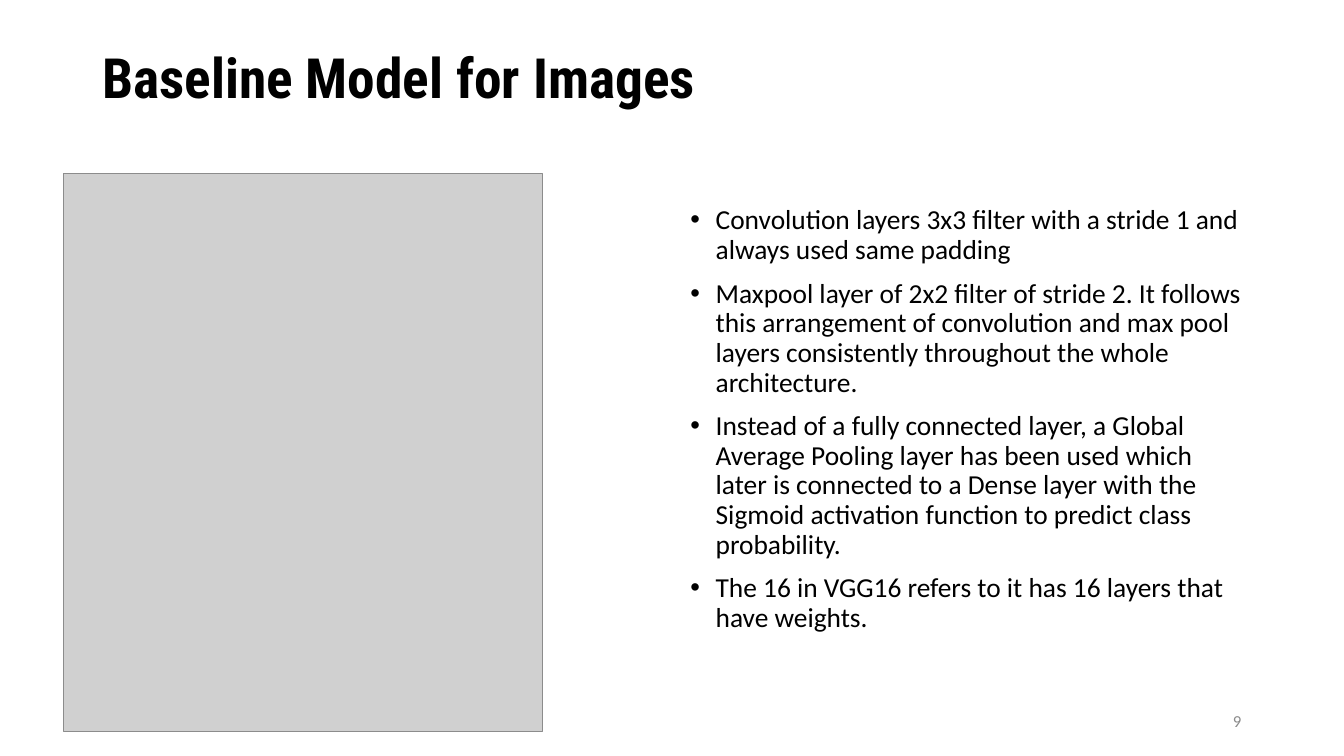
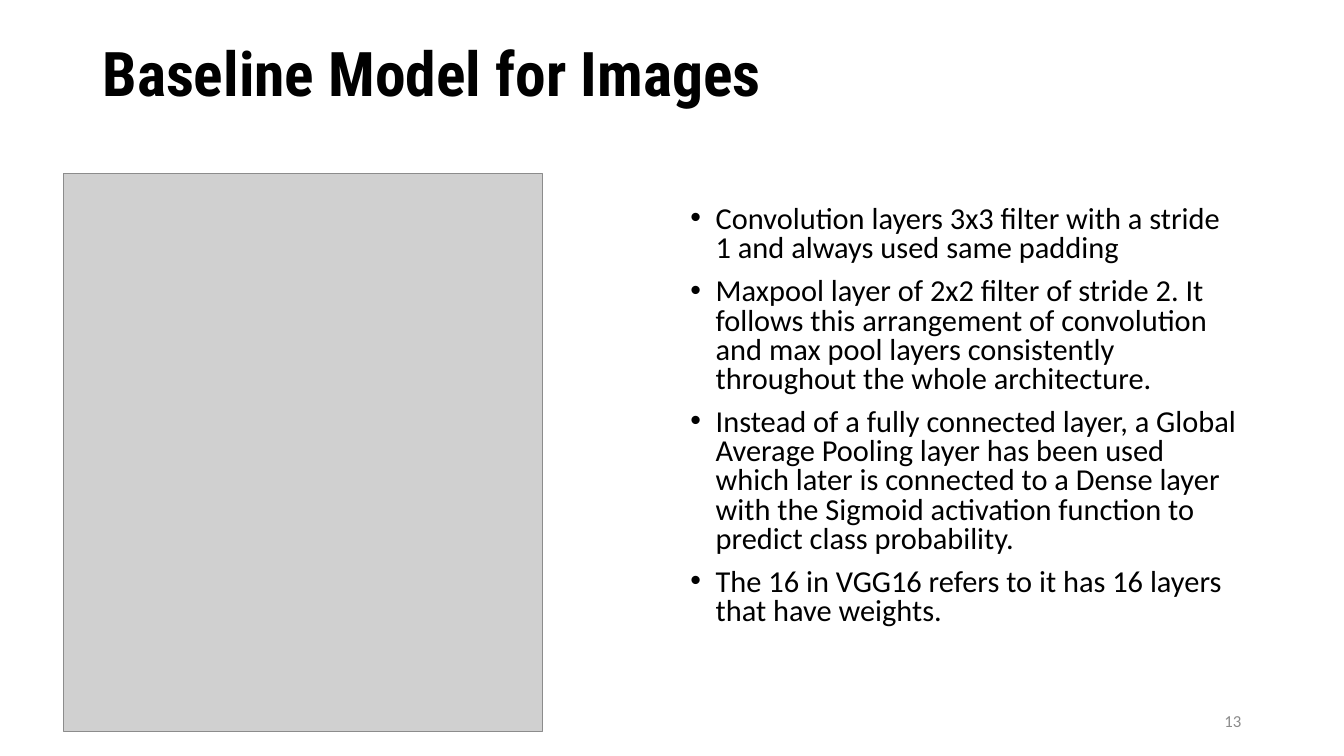
Before and after one commit to VarunBohara/Mini-Project-Documents, a slide deck: slide 13 of Review - 1.pptx (slide 9 before the commit). Drawn at 1344x756 pixels with LibreOffice and Linux fonts; fonts in the diff are those of the drawing; grey boxes stand for pictures. Boxes give left, top, right and bottom in pixels: in the first picture for what was removed or moved away, otherwise in the second. Text is boxed around its words. In the diff, an @@ line names an element or a change of style, - is before the commit and + after.

```diff
--- a/Review - 1.pptx
+++ b/Review - 1.pptx
@@ title "Baseline Model for Images" at (102, 49, 761, 109): size 39.6 to 44 pt @@
@@ text "Convolution layers 3x3 filter with ..." at (716, 208, 1236, 627): size 19.6 to 21.7 pt; line spacing 0.9 to 0.8 @@
@@ page number at (1224, 716, 1241, 727): text changed @@
-9
+13
```
Also in this commit, not shown: 2 other slides changed, 7 slides added.
